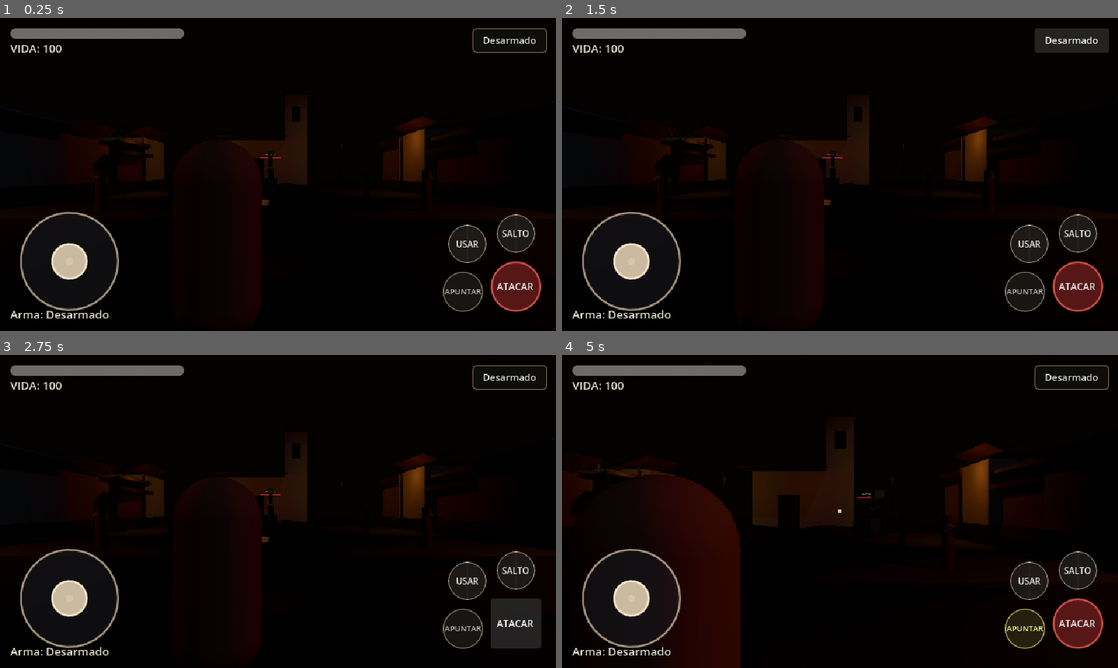
Above: before the commit, frames 1-4 (two rows, left to right).
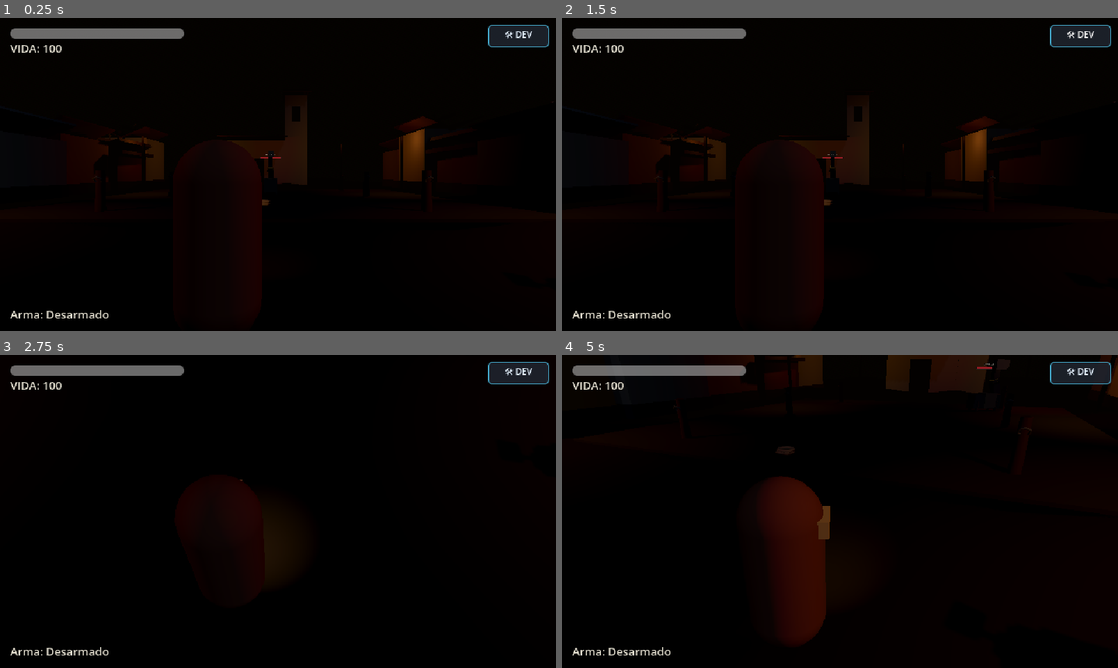
Above: after the commit, the same moments.

Repository: christoper-d/puyu
Game: Godot game, scene res://scenes/plaza_principal.tscn
Two runs of this game, one before a commit and one after it. Both use one fixed random seed, a clock stepped at 60 frames per second and the inputs below.
Inputs (mouse positions are in pixels of both pictures, inside the frame that each line leads up to):
- Up to frame 1 (0.25 s): no input
- Up to frame 2 (1.5 s): click (1079, 36) at 0.5 s, where only the run after the commit has a clickable "🛠 DEV"; click (1079, 36) at 1.25 s, where only the run after the commit has a clickable "✖ DEV"
- Up to frame 3 (2.75 s): click (517, 624) at 2 s, where only the run before the commit has a clickable "ATACAR"
- Up to frame 4 (5 s): click (1023, 630) at 2.75 s, where only the run before the commit has a clickable "APUNTAR"; click (1079, 570) at 3.5 s, where only the run before the commit has a clickable "SALTO"; tap Enter at 4.25 s; move the mouse to (962, 495) at 4.27 s; hold D (move_right) from 4.28 s (still down); hold E (interact) from 4.28 s (still down); click (962, 495) at 4.42 s; tap Space (jump) at 4.52, 4.82 s

The runs differ from the first frame. In frame 1, 4.6% of the frame differs, in the area x 3-99%, y 2-94%; in frame 2, 4.5%; in frame 3, 9.2%; in frame 4, 24%, in the area x 0-100%, y 0-100%.

Commit message:
feat: aislar controles de plataforma e implementar panel DevMenu en tiempo real

Diff:
--- a/project.godot
+++ b/project.godot
@@ -18,6 +18,7 @@
 [autoload]
 
 Events="*res://scripts/core/events.gd"
+DevMenu="*res://scripts/ui/dev_menu.gd"
 
 
 [display]
--- a/scripts/core/events.gd
+++ b/scripts/core/events.gd
@@ -36,3 +36,15 @@
 signal enemy_tether_strained(enemy: Node, stress_ratio: float)
 @warning_ignore("unused_signal")
 signal enemy_tether_snapped(enemy: Node, remaining_count: int)
+
+# --- Señales de Configuración y Modo de Desarrollo (DevMenu & Plataforma) ---
+@warning_ignore("unused_signal")
+signal control_mode_changed(is_mobile: bool)
+@warning_ignore("unused_signal")
+signal dev_menu_toggled(is_open: bool)
+@warning_ignore("unused_signal")
+signal debug_god_mode_toggled(enabled: bool)
+@warning_ignore("unused_signal")
+signal debug_speed_boost_toggled(enabled: bool)
+@warning_ignore("unused_signal")
+signal debug_give_all_weapons()
--- a/scripts/player.gd
+++ b/scripts/player.gd
@@ -90,6 +90,8 @@
 var flash_prompt_timer: float = 0.0
 var mobile_move_vector: Vector2 = Vector2.ZERO
 var is_mobile: bool = false
+var is_god_mode: bool = false
+var is_speed_boost: bool = false
 
 func _ready() -> void:
 	add_to_group("player")
@@ -98,18 +100,50 @@
 
 	if Events:
 		Events.prompt_flashed.connect(_flash_prompt)
-
-	is_mobile = OS.has_feature("mobile") or OS.has_feature("android") or OS.has_feature("ios") or OS.get_name() == "Android" or OS.get_name() == "iOS" or DisplayServer.is_touchscreen_available()
-	if is_mobile:
-		Input.mouse_mode = Input.MOUSE_MODE_VISIBLE
-	else:
-		Input.mouse_mode = Input.MOUSE_MODE_CAPTURED
+		Events.control_mode_changed.connect(_on_control_mode_changed)
+		Events.debug_god_mode_toggled.connect(_on_debug_god_mode_toggled)
+		Events.debug_speed_boost_toggled.connect(_on_debug_speed_boost_toggled)
+		Events.debug_give_all_weapons.connect(_on_debug_give_all_weapons)
 
 	if mobile_controls:
 		if mobile_controls.has_method("set_player"):
 			mobile_controls.set_player(self)
 		else:
 			mobile_controls.player = self
+
+	# Control mode default: real mobile OS = touch, PC = keyboard/mouse captured
+	var is_real_mobile = OS.has_feature("mobile") or OS.has_feature("android") or OS.has_feature("ios") or OS.get_name() == "Android" or OS.get_name() == "iOS"
+	set_control_mode(is_real_mobile)
+
+	if camera_pivot:
+		_camera_rotation.x = camera_pivot.rotation.y
+		_camera_rotation.y = camera_pivot.rotation.x
+	if spring_arm:
+		spring_arm.add_excluded_object(get_rid())
+	if combo_button:
+		combo_button.pressed.connect(_execute_push)
+	_update_hud()
+
+func set_control_mode(mobile_mode: bool) -> void:
+	is_mobile = mobile_mode
+	if is_mobile:
+		Input.mouse_mode = Input.MOUSE_MODE_VISIBLE
+		if mobile_controls:
+			mobile_controls.visible = true
+			if mobile_controls.has_method("set_active"):
+				mobile_controls.set_active(true)
+	else:
+		Input.mouse_mode = Input.MOUSE_MODE_CAPTURED
+		mobile_move_vector = Vector2.ZERO
+		if mobile_controls:
+			mobile_controls.visible = false
+			if mobile_controls.has_method("set_active"):
+				mobile_controls.set_active(false)
+			if mobile_controls.has_method("reset_all"):
+				mobile_controls.reset_all()
+
+func _on_control_mode_changed(mobile_mode: bool) -> void:
+	set_control_mode(mobile_mode)
 
 	if camera_pivot:
 		_camera_rotation.x = camera_pivot.rotation.y
@@ -303,6 +337,8 @@
 		is_sprinting = true
 
 	var target_speed: float = sprint_speed if is_sprinting else walk_speed
+	if is_speed_boost:
+		target_speed *= 2.2
 	if is_aiming:
 		target_speed *= 0.55
 	elif holding_rope_tension:
@@ -775,6 +811,9 @@
 	velocity -= cam_forward * 6.0
 
 func take_damage(amount: float) -> void:
+	if is_god_mode:
+		_flash_prompt("🛡️ ¡MODO DIOS! Daño bloqueado", 1.0)
+		return
 	current_health = max(0.0, current_health - amount)
 	if Events:
 		Events.player_health_changed.emit(current_health, max_health)
@@ -782,6 +821,29 @@
 	_update_hud()
 	if current_health <= 0.0:
 		_flash_prompt("HAS CAÍDO EN LA NIEBLA...", 5.0)
+
+func _on_debug_god_mode_toggled(enabled: bool) -> void:
+	is_god_mode = enabled
+	if is_god_mode:
+		current_health = max_health
+		_update_hud()
+		_flash_prompt("🛠️ Modo Dios: ACTIVADO", 1.5)
+	else:
+		_flash_prompt("🛠️ Modo Dios: DESACTIVADO", 1.5)
+
+func _on_debug_speed_boost_toggled(enabled: bool) -> void:
+	is_speed_boost = enabled
+	_flash_prompt("🛠️ Super Velocidad: %s" % ("ACTIVADA" if enabled else "DESACTIVADA"), 1.5)
+
+func _on_debug_give_all_weapons() -> void:
+	equip_item(ItemType.ROPE, "Soga")
+	equip_item(ItemType.AXE, "Hacha")
+	equip_item(ItemType.MACHETE, "Machete")
+	equip_item(ItemType.SHOTGUN, "Escopeta")
+	shotgun_loaded = true
+	_switch_weapon(ItemType.AXE)
+	_flash_prompt("🛠️ ¡Todas las armas agregadas al inventario!", 2.5)
+
 
 # --- UI / HUD ---
 func _update_hud() -> void:
--- /dev/null
+++ b/scripts/ui/dev_menu.gd
@@ -0,0 +1,441 @@
+extends CanvasLayer
+
+## Panel de Desarrollo y Depuración en Tiempo Real — PUYU
+## Autoload que permite configurar controles (PC vs Móvil), iluminación y trucos de prueba.
+
+var is_open: bool = false
+var is_mobile_mode: bool = false
+
+# UI Nodes
+var toggle_button: Button = null
+var main_panel: PanelContainer = null
+var fps_label: Label = null
+var player_info_label: Label = null
+var enemy_info_label: Label = null
+var control_status_label: Label = null
+
+# Cached Scene References
+var _world_env: WorldEnvironment = null
+var _dir_light: DirectionalLight3D = null
+var _player_node: CharacterBody3D = null
+var _lantern_node: Node3D = null
+
+func _ready() -> void:
+	layer = 125
+	process_mode = Node.PROCESS_MODE_ALWAYS
+
+	# Detect platform default
+	is_mobile_mode = OS.has_feature("mobile") or OS.has_feature("android") or OS.has_feature("ios") or OS.get_name() == "Android" or OS.get_name() == "iOS"
+
+	_build_ui()
+	_close_menu()
+
+func _unhandled_input(event: InputEvent) -> void:
+	if event is InputEventKey and event.pressed and not event.echo:
+		if event.keycode == KEY_F1 or event.keycode == KEY_F12 or event.keycode == KEY_QUOTELEFT:
+			toggle_menu()
+			get_viewport().set_input_as_handled()
+
+func toggle_menu() -> void:
+	if is_open:
+		_close_menu()
+	else:
+		_open_menu()
+
+func _open_menu() -> void:
+	is_open = true
+	_fetch_scene_references()
+	_update_ui_state_from_scene()
+	if main_panel:
+		main_panel.visible = true
+	if toggle_button:
+		toggle_button.text = "✖ DEV"
+	Input.mouse_mode = Input.MOUSE_MODE_VISIBLE
+	if Events:
+		Events.dev_menu_toggled.emit(true)
+
+func _close_menu() -> void:
+	is_open = false
+	if main_panel:
+		main_panel.visible = false
+	if toggle_button:
+		toggle_button.text = "🛠 DEV"
+
+	# Restore mouse mode according to control scheme
+	if is_mobile_mode:
+		Input.mouse_mode = Input.MOUSE_MODE_VISIBLE
+	else:
+		Input.mouse_mode = Input.MOUSE_MODE_CAPTURED
+
+	if Events:
+		Events.dev_menu_toggled.emit(false)
+
+func _process(_delta: float) -> void:
+	if not is_open:
+		return
+	_update_diagnostics()
+
+func _fetch_scene_references() -> void:
+	var tree = get_tree()
+	if not tree:
+		return
+
+	var players = tree.get_nodes_in_group("player")
+	if not players.is_empty():
+		_player_node = players[0] as CharacterBody3D
+		_lantern_node = _player_node.find_child("Lantern", true, false) as Node3D
+
+	var envs = tree.root.find_children("", "WorldEnvironment", true, false)
+	if not envs.is_empty():
+		_world_env = envs[0] as WorldEnvironment
+
+	var lights = tree.root.find_children("", "DirectionalLight3D", true, false)
+	if not lights.is_empty():
+		_dir_light = lights[0] as DirectionalLight3D
+
+func _build_ui() -> void:
+	# 1. Floating Toggle Button (Top Right)
+	toggle_button = Button.new()
+	toggle_button.text = "🛠 DEV"
+	toggle_button.focus_mode = Control.FOCUS_NONE
+	toggle_button.custom_minimum_size = Vector2(70, 26)
+	toggle_button.position = Vector2(get_viewport().size.x - 78, 8)
+	toggle_button.anchors_preset = Control.PRESET_TOP_RIGHT
+	toggle_button.anchor_left = 1.0
+	toggle_button.anchor_right = 1.0
+	toggle_button.offset_left = -78
+	toggle_button.offset_right = -8
+	toggle_button.offset_top = 8
+	toggle_button.offset_bottom = 34
+
+	var btn_style = StyleBoxFlat.new()
+	btn_style.bg_color = Color(0.12, 0.14, 0.18, 0.88)
+	btn_style.border_color = Color(0.3, 0.75, 0.9, 0.9)
+	btn_style.set_border_width_all(1)
+	btn_style.set_corner_radius_all(4)
+	toggle_button.add_theme_stylebox_override("normal", btn_style)
+	toggle_button.add_theme_stylebox_override("hover", btn_style)
+	toggle_button.add_theme_stylebox_override("pressed", btn_style)
+	toggle_button.add_theme_color_override("font_color", Color(0.9, 0.95, 1.0, 1.0))
+	toggle_button.add_theme_font_size_override("font_size", 10)
+	toggle_button.pressed.connect(toggle_menu)
+	add_child(toggle_button)
+
+	# 2. Main Window Panel
+	main_panel = PanelContainer.new()
+	main_panel.custom_minimum_size = Vector2(330, 470)
+	main_panel.position = Vector2(get_viewport().size.x - 342, 40)
+	main_panel.anchors_preset = Control.PRESET_TOP_RIGHT
+	main_panel.anchor_left = 1.0
+	main_panel.anchor_right = 1.0
+	main_panel.offset_left = -342
+	main_panel.offset_right = -12
+	main_panel.offset_top = 40
+	main_panel.offset_bottom = 510
+
+	var panel_style = StyleBoxFlat.new()
+	panel_style.bg_color = Color(0.06, 0.07, 0.10, 0.95)
+	panel_style.border_color = Color(0.25, 0.65, 0.85, 0.8)
+	panel_style.set_border_width_all(1)
+	panel_style.set_corner_radius_all(6)
+	panel_style.content_margin_left = 10
+	panel_style.content_margin_right = 10
+	panel_style.content_margin_top = 8
+	panel_style.content_margin_bottom = 8
+	main_panel.add_theme_stylebox_override("panel", panel_style)
+	add_child(main_panel)
+
+	var root_vbox = VBoxContainer.new()
+	root_vbox.add_theme_constant_override("separation", 6)
+	main_panel.add_child(root_vbox)
+
+	# Header
+	var header_hbox = HBoxContainer.new()
+	var title_lbl = Label.new()
+	title_lbl.text = "⚙️ PUYU — MODO DESARROLLADOR"
+	title_lbl.size_flags_horizontal = Control.SIZE_EXPAND_FILL
+	title_lbl.add_theme_font_size_override("font_size", 11)
+	title_lbl.add_theme_color_override("font_color", Color(0.3, 0.8, 1.0, 1.0))
+	header_hbox.add_child(title_lbl)
+
+	var close_btn = Button.new()
+	close_btn.text = "✕"
+	close_btn.custom_minimum_size = Vector2(22, 20)
+	close_btn.focus_mode = Control.FOCUS_NONE
+	close_btn.pressed.connect(_close_menu)
+	header_hbox.add_child(close_btn)
+	root_vbox.add_child(header_hbox)
+
+	var hs = HSeparator.new()
+	root_vbox.add_child(hs)
+
+	# Tab Container
+	var tabs = TabContainer.new()
+	tabs.size_flags_vertical = Control.SIZE_EXPAND_FILL
+	tabs.add_theme_font_size_override("font_size", 10)
+	root_vbox.add_child(tabs)
+
+	# --- TAB 1: CONTROLES ---
+	var tab_controls = VBoxContainer.new()
+	tab_controls.name = "🎮 Controles"
+	tab_controls.add_theme_constant_override("separation", 8)
+	tabs.add_child(tab_controls)
+
+	control_status_label = Label.new()
+	control_status_label.text = "Modo activo: ESCRITORIO (PC)"
+	control_status_label.add_theme_font_size_override("font_size", 10)
+	control_status_label.add_theme_color_override("font_color", Color(1.0, 0.85, 0.4, 1.0))
+	tab_controls.add_child(control_status_label)
+
+	var btn_pc = Button.new()
+	btn_pc.text = "🖥️ Activar Modo PC (Teclado/Mouse)"
+	btn_pc.add_theme_font_size_override("font_size", 10)
+	btn_pc.focus_mode = Control.FOCUS_NONE
+	btn_pc.pressed.connect(func(): _set_control_scheme(false))
+	tab_controls.add_child(btn_pc)
+
+	var btn_mob = Button.new()
+	btn_mob.text = "📱 Activar Modo Móvil (Touch/Joystick)"
+	btn_mob.add_theme_font_size_override("font_size", 10)
+	btn_mob.focus_mode = Control.FOCUS_NONE
+	btn_mob.pressed.connect(func(): _set_control_scheme(true))
+	tab_controls.add_child(btn_mob)
+
+	var ctrl_desc = Label.new()
+	ctrl_desc.text = "• En PC: los joysticks se ocultan y el ratón se captura.\n• En Móvil: los joysticks se activan y el ratón queda libre."
+	ctrl_desc.add_theme_font_size_override("font_size", 9)
+	ctrl_desc.add_theme_color_override("font_color", Color(0.7, 0.75, 0.8, 0.9))
+	ctrl_desc.autowrap_mode = TextServer.AUTOWRAP_WORD_SMART
+	tab_controls.add_child(ctrl_desc)
+
+	# --- TAB 2: ILUMINACIÓN & CLIMA ---
+	var tab_lighting = VBoxContainer.new()
+	tab_lighting.name = "💡 Iluminación"
+	tab_lighting.add_theme_constant_override("separation", 6)
+	tabs.add_child(tab_lighting)
+
+	var chk_fog = CheckBox.new()
+	chk_fog.name = "ChkFog"
+	chk_fog.text = "Niebla de la Quebrada"
+	chk_fog.add_theme_font_size_override("font_size", 10)
+	chk_fog.button_pressed = true
+	chk_fog.toggled.connect(_on_toggle_fog)
+	tab_lighting.add_child(chk_fog)
+
+	var fog_slider_lbl = Label.new()
+	fog_slider_lbl.text = "Densidad de Niebla:"
+	fog_slider_lbl.add_theme_font_size_override("font_size", 9)
+	tab_lighting.add_child(fog_slider_lbl)
+
+	var sld_fog = HSlider.new()
+	sld_fog.name = "SldFog"
+	sld_fog.min_value = 0.0
+	sld_fog.max_value = 2.0
+	sld_fog.step = 0.05
+	sld_fog.value = 0.9
+	sld_fog.value_changed.connect(_on_fog_density_changed)
+	tab_lighting.add_child(sld_fog)
+
+	var chk_vfog = CheckBox.new()
+	chk_vfog.name = "ChkVfog"
+	chk_vfog.text = "Niebla Volumétrica"
+	chk_vfog.add_theme_font_size_override("font_size", 10)
+	chk_vfog.button_pressed = true
+	chk_vfog.toggled.connect(_on_toggle_vfog)
+	tab_lighting.add_child(chk_vfog)
+
+	var chk_lantern = CheckBox.new()
+	chk_lantern.name = "ChkLantern"
+	chk_lantern.text = "Linterna del Jugador"
+	chk_lantern.add_theme_font_size_override("font_size", 10)
+	chk_lantern.button_pressed = true
+	chk_lantern.toggled.connect(_on_toggle_lantern)
+	tab_lighting.add_child(chk_lantern)
+
+	var lantern_slider_lbl = Label.new()
+	lantern_slider_lbl.text = "Brillo de Linterna:"
+	lantern_slider_lbl.add_theme_font_size_override("font_size", 9)
+	tab_lighting.add_child(lantern_slider_lbl)
+
+	var sld_lantern = HSlider.new()
+	sld_lantern.name = "SldLantern"
+	sld_lantern.min_value = 0.0
+	sld_lantern.max_value = 5.0
+	sld_lantern.step = 0.1
+	sld_lantern.value = 1.8
+	sld_lantern.value_changed.connect(_on_lantern_brightness_changed)
+	tab_lighting.add_child(sld_lantern)
+
+	var chk_sun = CheckBox.new()
+	chk_sun.name = "ChkSun"
+	chk_sun.text = "Luz Lunar / Solar (Direccional)"
+	chk_sun.add_theme_font_size_override("font_size", 10)
+	chk_sun.button_pressed = true
+	chk_sun.toggled.connect(_on_toggle_sun)
+	tab_lighting.add_child(chk_sun)
+
+	# --- TAB 3: COMBATE & TRUCOS ---
+	var tab_combat = VBoxContainer.new()
+	tab_combat.name = "⚔️ Combate"
+	tab_combat.add_theme_constant_override("separation", 6)
+	tabs.add_child(tab_combat)
+
+	var chk_god = CheckBox.new()
+	chk_god.text = "🛡️ Modo Dios (Vida Infinita)"
+	chk_god.add_theme_font_size_override("font_size", 10)
+	chk_god.toggled.connect(func(v): if Events: Events.debug_god_mode_toggled.emit(v))
+	tab_combat.add_child(chk_god)
+
+	var chk_speed = CheckBox.new()
+	chk_speed.text = "⚡ Super Velocidad (x2.2)"
+	chk_speed.add_theme_font_size_override("font_size", 10)
+	chk_speed.toggled.connect(func(v): if Events: Events.debug_speed_boost_toggled.emit(v))
+	tab_combat.add_child(chk_speed)
+
+	var btn_weapons = Button.new()
+	btn_weapons.text = "🎒 Dar Todas las Armas"
+	btn_weapons.add_theme_font_size_override("font_size", 10)
+	btn_weapons.focus_mode = Control.FOCUS_NONE
+	btn_weapons.pressed.connect(func(): if Events: Events.debug_give_all_weapons.emit())
+	tab_combat.add_child(btn_weapons)
+
+	var btn_stun = Button.new()
+	btn_stun.text = "💫 Aturdir Jarjacha (Stun 4s)"
+	btn_stun.add_theme_font_size_override("font_size", 10)
+	btn_stun.focus_mode = Control.FOCUS_NONE
+	btn_stun.pressed.connect(_stun_jarjacha)
+	tab_combat.add_child(btn_stun)
+
+	var btn_teleport = Button.new()
+	btn_teleport.text = "📍 Traer Jarjacha Frente al Jugador"
+	btn_teleport.add_theme_font_size_override("font_size", 10)
+	btn_teleport.focus_mode = Control.FOCUS_NONE
+	btn_teleport.pressed.connect(_teleport_jarjacha)
+	tab_combat.add_child(btn_teleport)
+
+	# --- TAB 4: DIAGNÓSTICO ---
+	var tab_diag = VBoxContainer.new()
+	tab_diag.name = "📊 Estado"
+	tab_diag.add_theme_constant_override("separation", 6)
+	tabs.add_child(tab_diag)
+
+	fps_label = Label.new()
+	fps_label.text = "FPS: 60"
+	fps_label.add_theme_font_size_override("font_size", 10)
+	fps_label.add_theme_color_override("font_color", Color(0.4, 1.0, 0.4, 1.0))
+	tab_diag.add_child(fps_label)
+
+	player_info_label = Label.new()
+	player_info_label.text = "Jugador: --"
+	player_info_label.add_theme_font_size_override("font_size", 9)
+	tab_diag.add_child(player_info_label)
+
+	enemy_info_label = Label.new()
+	enemy_info_label.text = "Jarjacha: --"
+	enemy_info_label.add_theme_font_size_override("font_size", 9)
+	tab_diag.add_child(enemy_info_label)
+
+func _set_control_scheme(mobile: bool) -> void:
+	is_mobile_mode = mobile
+	if control_status_label:
+		control_status_label.text = "Modo activo: %s" % ("MÓVIL (Touch/Joystick)" if mobile else "ESCRITORIO (PC)")
+	if Events:
+		Events.control_mode_changed.emit(mobile)
+		Events.prompt_flashed.emit("🛠️ Modo de control: %s" % ("MÓVIL" if mobile else "PC"), 1.8)
+
+# --- Lighting Controls ---
+func _on_toggle_fog(enabled: bool) -> void:
+	if _world_env and _world_env.environment:
+		_world_env.environment.fog_enabled = enabled
+
+func _on_fog_density_changed(value: float) -> void:
+	if _world_env and _world_env.environment:
+		_world_env.environment.fog_density = value
+
+func _on_toggle_vfog(enabled: bool) -> void:
+	if _world_env and _world_env.environment:
+		_world_env.environment.volumetric_fog_enabled = enabled
+
+func _on_toggle_lantern(enabled: bool) -> void:
+	if is_instance_valid(_lantern_node):
+		_lantern_node.visible = enabled
+
+func _on_lantern_brightness_changed(value: float) -> void:
+	if is_instance_valid(_lantern_node):
+		var spot = _lantern_node.find_child("SpotLight3D", true, false) as SpotLight3D
+		if spot:
+			spot.light_energy = value
+
+func _on_toggle_sun(enabled: bool) -> void:
+	if is_instance_valid(_dir_light):
+		_dir_light.visible = enabled
+
+# --- Combat Debug Actions ---
+func _stun_jarjacha() -> void:
+	var enemies = get_tree().get_nodes_in_group("enemy")
+	var stunned_count = 0
+	for e in enemies:
+		if is_instance_valid(e) and e.has_method("receive_push"):
+			var p_pos = _player_node.global_position if is_instance_valid(_player_node) else e.global_position
+			e.receive_push(p_pos, 8.0, 4.0)
+			stunned_count += 1
+	if Events:
+		Events.prompt_flashed.emit("🛠️ Jarjacha aturdida (x%d) durante 4 seg" % stunned_count, 1.8)
+
+func _teleport_jarjacha() -> void:
+	if not is_instance_valid(_player_node):
+		return
+	var enemies = get_tree().get_nodes_in_group("enemy")
+	if enemies.is_empty():
+		return
+	var enemy = enemies[0]
+	if is_instance_valid(enemy):
+		var forward = -_player_node.global_transform.basis.z
+		forward.y = 0.0
+		enemy.global_position = _player_node.global_position + (forward.normalized() * 5.5)
+		if Events:
+			Events.prompt_flashed.emit("🛠️ Jarjacha posicionada frente al jugador", 1.8)
+
+func _update_ui_state_from_scene() -> void:
+	if not is_instance_valid(main_panel):
+		return
+	if _world_env and _world_env.environment:
+		var chk_fog = main_panel.find_child("ChkFog", true, false) as CheckBox
+		if chk_fog:
+			chk_fog.button_pressed = _world_env.environment.fog_enabled
+		var sld_fog = main_panel.find_child("SldFog", true, false) as HSlider
+		if sld_fog:
+			sld_fog.value = _world_env.environment.fog_density
+		var chk_vfog = main_panel.find_child("ChkVfog", true, false) as CheckBox
+		if chk_vfog:
+			chk_vfog.button_pressed = _world_env.environment.volumetric_fog_enabled
+
+	if is_instance_valid(_dir_light):
+		var chk_sun = main_panel.find_child("ChkSun", true, false) as CheckBox
+		if chk_sun:
+			chk_sun.button_pressed = _dir_light.visible
+
+	if is_instance_valid(_lantern_node):
+		var chk_lantern = main_panel.find_child("ChkLantern", true, false) as CheckBox
+		if chk_lantern:
+			chk_lantern.button_pressed = _lantern_node.visible
+
+func _update_diagnostics() -> void:
+	if fps_label:
+		fps_label.text = "FPS: %d" % Engine.get_frames_per_second()
+
+	if player_info_label and is_instance_valid(_player_node):
+		var pos = _player_node.global_position
+		var hp = _player_node.get("current_health")
+		var eq = _player_node.get("equipped_name")
+		player_info_label.text = "Jugador: HP: %.0f | Arma: %s\nPos: (%.1f, %.1f, %.1f)" % [hp, eq, pos.x, pos.y, pos.z]
+
+	if enemy_info_label:
+		var enemies = get_tree().get_nodes_in_group("enemy")
+		if not enemies.is_empty() and is_instance_valid(enemies[0]):
+			var e = enemies[0]
+			var st = e.get("current_state")
+			var hp = e.get("current_health")
+			enemy_info_label.text = "Jarjacha: Estado: %s | Vida: %.0f" % [str(st), hp]
+		else:
+			enemy_info_label.text = "Jarjacha: No encontrada en escena"
--- a/scripts/ui/mobile_controls.gd
+++ b/scripts/ui/mobile_controls.gd
@@ -23,15 +23,29 @@
 func _ready() -> void:
 	_find_player()
 
-	is_mobile = OS.has_feature("mobile") or OS.has_feature("android") or OS.has_feature("ios") or OS.get_name() == "Android" or OS.get_name() == "iOS" or DisplayServer.is_touchscreen_available()
-
-	visible = is_mobile
+	is_mobile = OS.has_feature("mobile") or OS.has_feature("android") or OS.has_feature("ios") or OS.get_name() == "Android" or OS.get_name() == "iOS"
+	set_active(is_mobile)
+
 	if pc_toggle_btn:
-		pc_toggle_btn.visible = not is_mobile
-		pc_toggle_btn.text = "Touch: OFF"
+		pc_toggle_btn.visible = false
 
 	_connect_signals()
 	_refresh_weapon_bar()
+
+func set_active(active: bool) -> void:
+	visible = active
+	set_process(active)
+	set_process_input(active)
+	if not active:
+		reset_all()
+
+func reset_all() -> void:
+	if joystick:
+		joystick.reset_joystick()
+	joystick_touch_id = -1
+	camera_touch_id = -1
+	if is_instance_valid(player):
+		player.mobile_move_vector = Vector2.ZERO
 
 func set_player(p: CharacterBody3D) -> void:
 	player = p
@@ -67,14 +81,18 @@
 		btn_reload.pressed.connect(_on_reload_pressed)
 	if btn_cycle_weapon:
 		btn_cycle_weapon.pressed.connect(_on_cycle_weapon_pressed)
-	if pc_toggle_btn:
-		pc_toggle_btn.pressed.connect(_on_pc_toggle_pressed)
 
 	if Events:
 		if not Events.weapon_switched.is_connected(_on_event_weapon_switched):
 			Events.weapon_switched.connect(_on_event_weapon_switched)
 		if not Events.inventory_updated.is_connected(_on_event_inventory_updated):
 			Events.inventory_updated.connect(_on_event_inventory_updated)
+		if not Events.control_mode_changed.is_connected(_on_control_mode_changed):
+			Events.control_mode_changed.connect(_on_control_mode_changed)
+
+func _on_control_mode_changed(mobile_mode: bool) -> void:
+	is_mobile = mobile_mode
+	set_active(mobile_mode)
 
 func _on_event_weapon_switched(_type: int, _name: String) -> void:
 	_refresh_weapon_bar()
